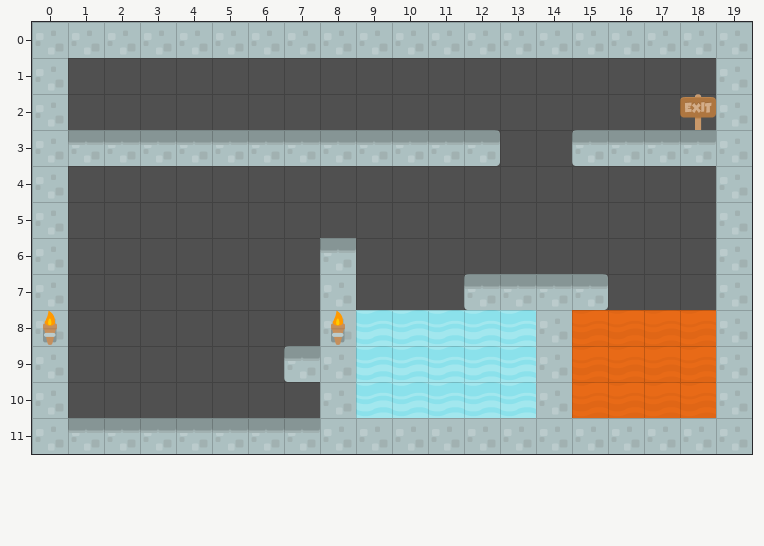
An edit to a level. Tiled map, OGP1819-JumpingAlien/levels/level0.tmx. Above, as it was before the edit.
Cells are 70x70 px. Shown: x 0..19, y 0..11.
After the commit:
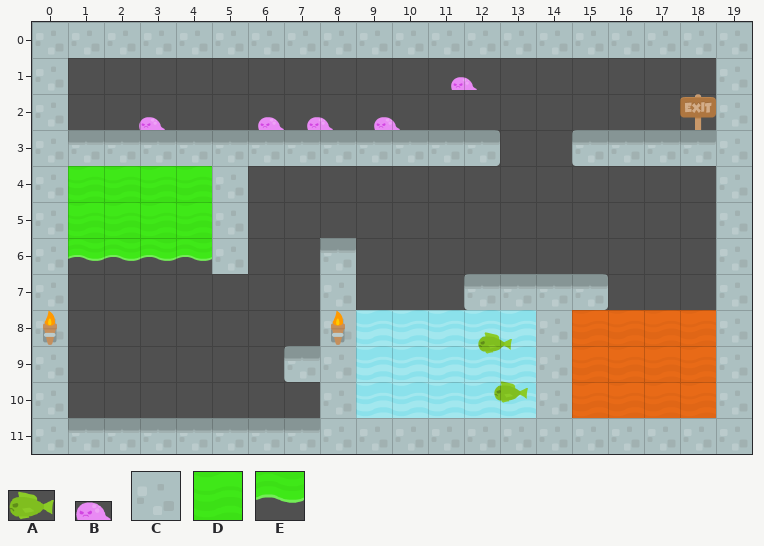
Key: from "Enemies": A 4 "fishSwim1", B 13 "slimeWalk2"; from "Terrain": C 20 "castleCenter", D 172 "gas", E 176 "gasBottom".
_ is an empty cell.
Objects are placed by their top-left corner, in cells (3,4 is the top-left corner of cell 3,4); size is 1x1 cell unless given.
The exact change:
{"where": "layer \"Terrain\""}
{"y":4,"x":1,"old":"_____","new":"DDDDC"}
{"y":5,"x":1,"old":"_____","new":"DDDDC"}
{"y":6,"x":1,"old":"_____","new":"EEEEC"}
{"where": "layer \"Objects\""}
{"now": "B \"slimeWalk2\" at 11.6,1.5 size 0.7x0.4"}
{"now": "B \"slimeWalk2\" at 9.5,2.6 size 0.7x0.4"}
{"now": "B \"slimeWalk2\" at 7.6,2.6 size 0.7x0.4"}
{"now": "B \"slimeWalk2\" at 3,2.6 size 0.7x0.4"}
{"now": "B \"slimeWalk2\" at 6.3,2.6 size 0.7x0.4"}
{"now": "A \"fishSwim1\" at 12.4,8.6 size 0.9x0.6"}
{"now": "A \"fishSwim1\" at 12.8,10 size 0.9x0.6"}
